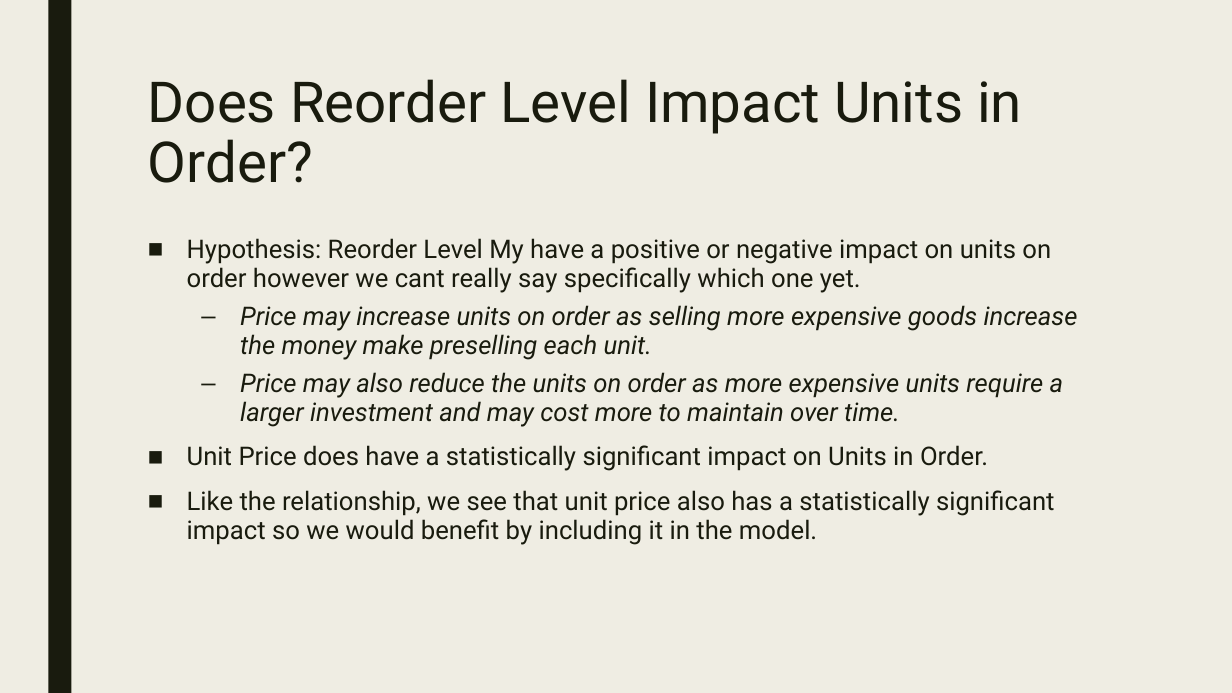
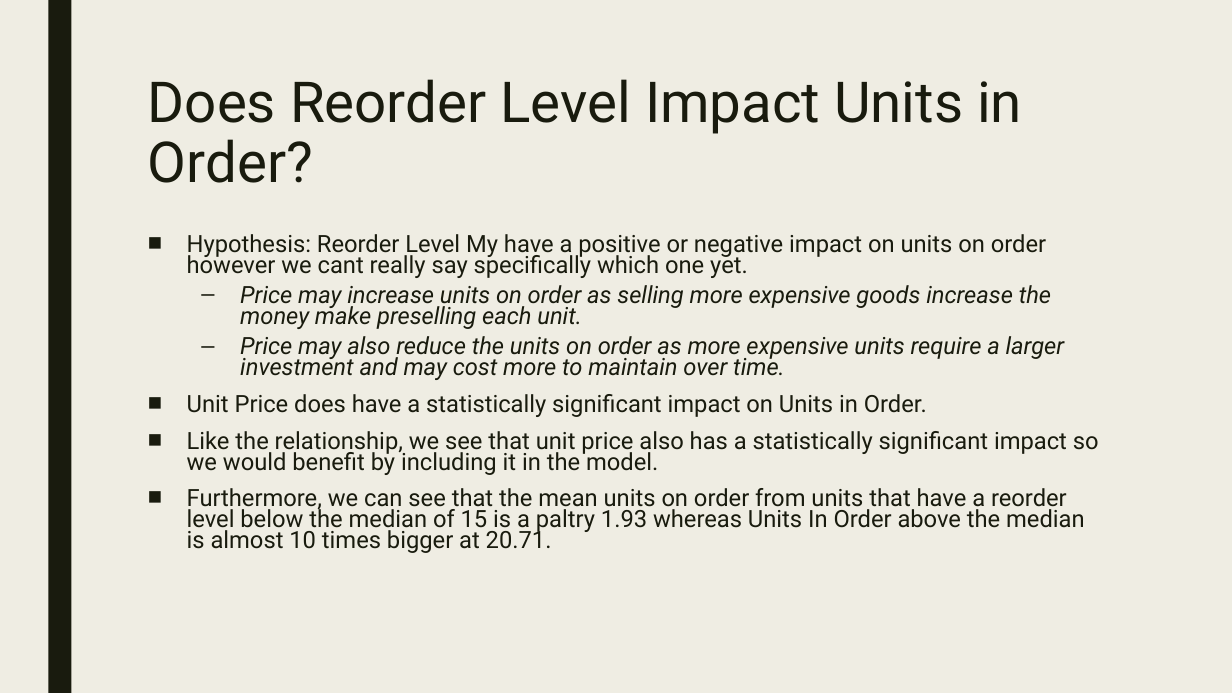
Before and after one commit to Shin-pete/dsc-2-final-project-online-ds-ft-100118, a slide deck: slide 5 of Northwind_presentation.pptx. Drawn at 1232x693 pixels with LibreOffice and Linux fonts; fonts in the diff are those of the drawing. Boxes give left, top, right and bottom in pixels: in the first picture for what was removed or moved away, otherwise in the second. Text is boxed around its words. In the diff, an @@ line names an element or a change of style, - is before the commit and + after.

```diff
--- a/Northwind_presentation.pptx
+++ b/Northwind_presentation.pptx
@@ text at <box>187,234,1099,475</box>: size 20 to 18.5 pt in "Hypothesis: Reorder Level My have a positive ...", "Price may increase units on order as ...", "Price may also reduce the units on ...", "Unit Price does have a statistically significant ..." and 1 more places; line spacing 0.94 to 0.74 @@
@@ text at <box>187,488,1085,553</box>: paragraph added @@
+■ Furthermore, we can see that the mean units on order from units that have a reorder level below the median of 15 is a paltry 1.93 whereas Units In Order above the median is almost 10 times bigger at 20.71.
```
Also in this commit, not shown: 3 other slides changed, 1 other file.
